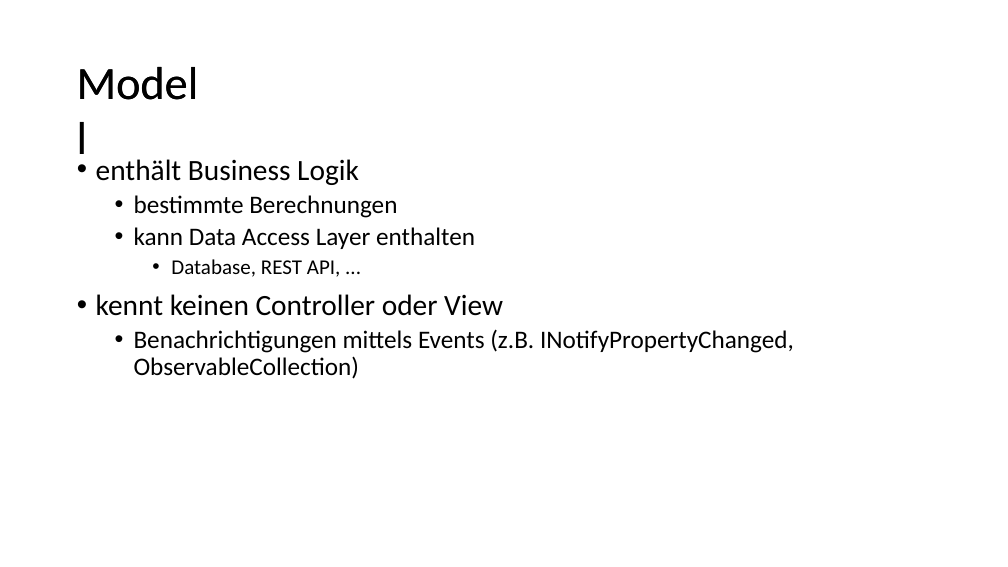
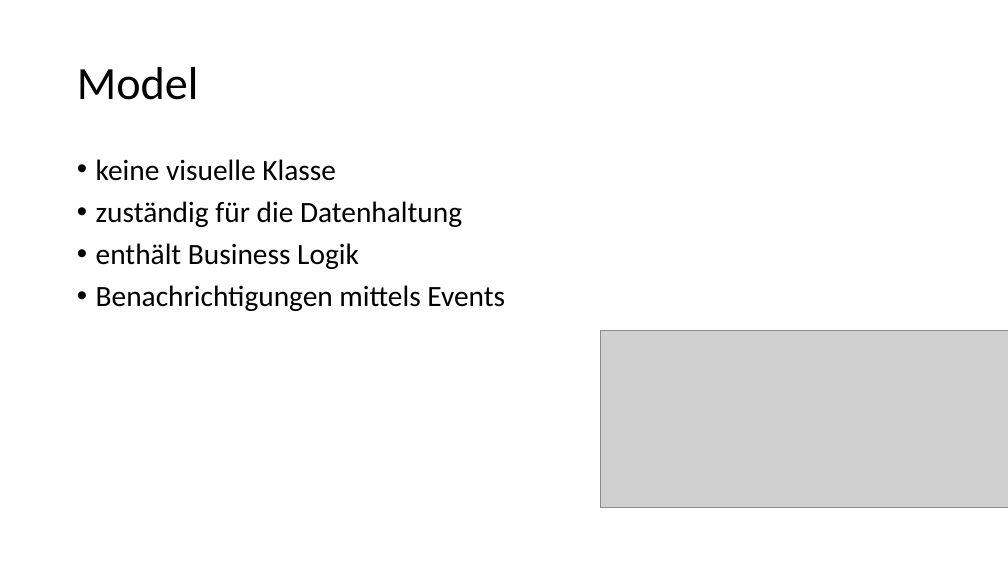
Before and after one commit to brandart/mvc_presentation, a slide deck: slide 10 of doc/Brandstetter_MVC_02.pptx (slide 7 before the commit). Drawn at 1008x567 pixels with LibreOffice and Linux fonts; fonts in the diff are those of the drawing; grey boxes stand for pictures; background and template pictures are left out. Boxes give left, top, right and bottom in pixels: in the first picture for what was removed or moved away, otherwise in the second. Text is boxed around its words. In the diff, an @@ line names an element or a change of style, - is before the commit and + after.

```diff
--- a/doc/Brandstetter_MVC_02.pptx
+++ b/doc/Brandstetter_MVC_02.pptx
@@ text at [96,159,462,227]: paragraphs added @@
+• keine visuelle Klasse
+• zuständig für die Datenhaltung
@@ text at [96,285,505,311]: text changed; size 24 to 28 pt @@
-  • bestimmte Berechnungen
-  • kann Data Access Layer enthalten
-    • Database, REST API, ...
-• kennt keinen Controller oder View
-  • Benachrichtigungen mittels Events (z.B. INotifyPropertyChanged, ObservableCollection)
+• Benachrichtigungen mittels Events
@@ picture added at [601,331,1008,507] @@
```
Also in this commit, not shown: 6 other slides changed, 9 slides added, 4 slides removed, 7 other files.
